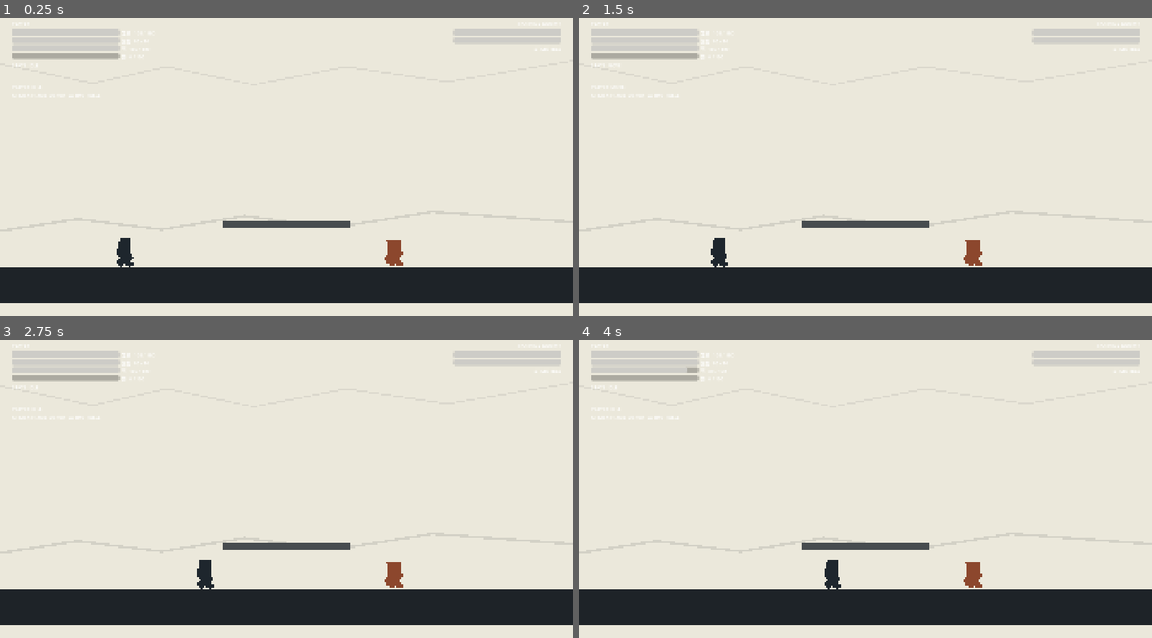
Above: before the commit, frames 1-4 (two rows, left to right).
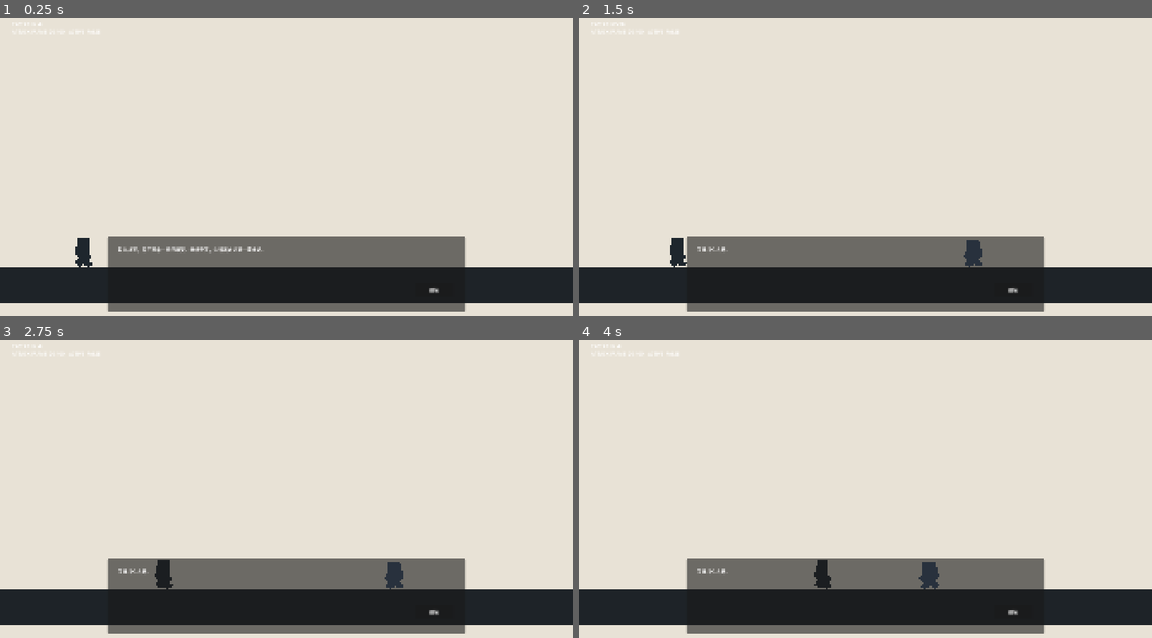
Above: after the commit, the same moments.

Repository: IcecreamDemon/twelve-zodiac-godot-demo
Game: Godot game, scene res://scenes/boot/main.tscn
Two runs of this game, one before a commit and one after it. Both use one fixed random seed, a clock stepped at 60 frames per second and the inputs below.
Inputs (mouse positions are in pixels of both pictures, inside the frame that each line leads up to):
- Up to frame 1 (0.25 s): no input
- Up to frame 2 (1.5 s): click (1014, 289) at 0.5 s, where only the run after the commit has a clickable "继续"; tap Enter at 1.25 s; move the mouse to (991, 155) at 1.27 s; hold D (move_right) from 1.28 s (still down); hold W (aim_up) from 1.28 s (still down); click (991, 155) at 1.42 s
- Up to frame 3 (2.75 s): tap Space (jump) at 1.52 s; release D (move_right) at 2 s; release W (aim_up) at 2 s; drag from (171, 509) to (286, 608) at 2.02 s
- Up to frame 4 (4 s): tap Space (jump) at 2.75 s; move the mouse to (922, 423) at 2.77 s; hold D (move_right) 2.78-3.5 s; tap L (dodge) at 2.85 s; drag from (836, 557) to (693, 444) at 3.52 s

The runs differ from the first frame. In frame 1, 11% of the frame differs, in the area x 2-98%, y 1-99%; in frame 2, 11%; in frame 3, 11%; in frame 4, 11%.

Commit message:
build: route main scene to demo flow and export windows

Diff:
--- a/scripts/boot/main.gd
+++ b/scripts/boot/main.gd
@@ -1,7 +1,7 @@
 extends Node
 
-const COMBAT_LAB_SCENE := "res://scenes/tests/combat_lab.tscn"
+const DEMO_FLOW_SCENE := "res://scenes/flow/demo_flow.tscn"
 
 
 func _ready() -> void:
-	get_tree().change_scene_to_file.call_deferred(COMBAT_LAB_SCENE)
+	get_tree().change_scene_to_file.call_deferred(DEMO_FLOW_SCENE)
Not shown, added: export_presets.cfg
Not shown, changed: .gitignore
Not shown, changed: AGENTS.md
